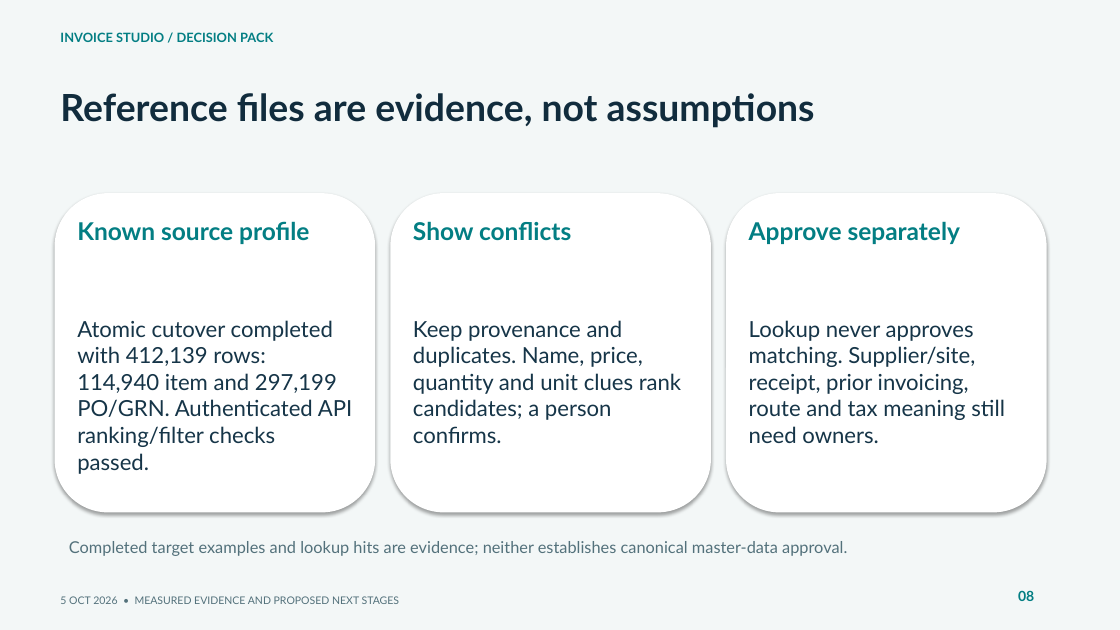
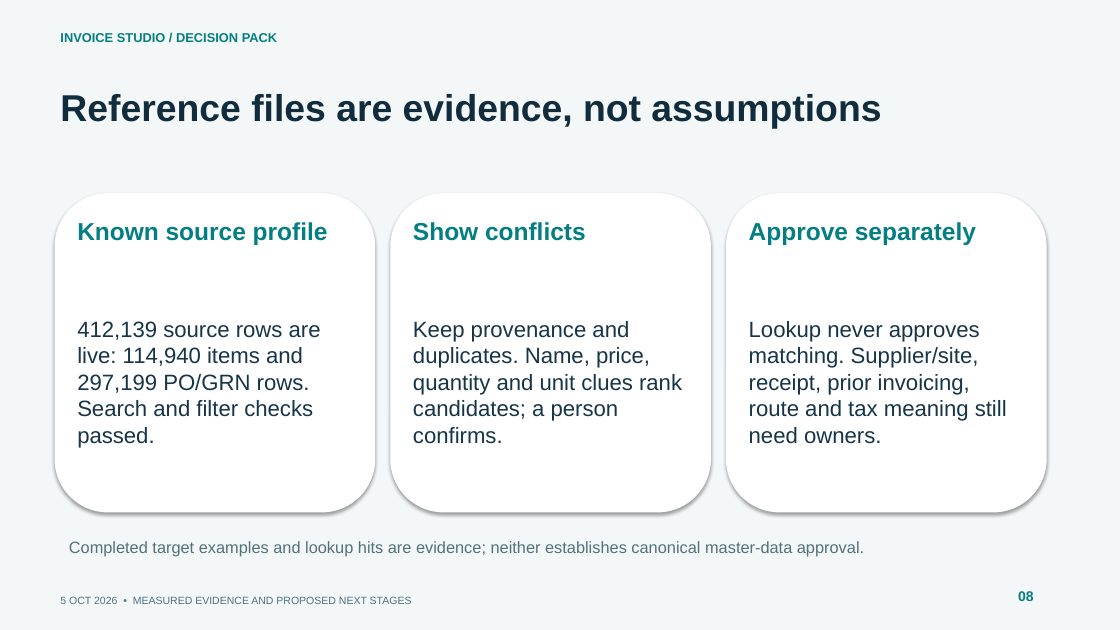
Before and after one commit to muttonkodibiriyani/Inv_studio, a slide deck: slide 8 of docs/delivery/Invoice_Studio_SLT.pptx. Drawn at 1120x630 pixels with LibreOffice and Linux fonts; fonts in the diff are those of the drawing. Boxes give left, top, right and bottom in pixels: in the first picture for what was removed or moved away, otherwise in the second. Text is boxed around its words. In the diff, an @@ line names an element or a change of style, - is before the commit and + after.

Commit message:
Make the delivery pack render clearly and align capability status

```diff
--- a/docs/delivery/Invoice_Studio_SLT.pptx
+++ b/docs/delivery/Invoice_Studio_SLT.pptx
@@ text at <box>77,321,321,448</box>: text changed; font Lato to Arial @@
-Atomic cutover completed with 412,139 rows: 114,940 item and 297,199 PO/GRN. Authenticated API ranking/filter checks passed.
+412,139 source rows are live: 114,940 items and 297,199 PO/GRN rows. Search and filter checks passed.
@@ font Lato to Arial in 9 elements at <box>60,33,277,42</box>, <box>60,94,881,128</box>, <box>60,596,412,604</box>, <box>77,222,328,245</box>, <box>413,222,586,241</box>, <box>413,321,682,444</box>, <box>749,222,976,245</box>, <box>749,321,1007,444</box>, <box>69,541,864,557</box> @@
```
Also in this commit, not shown: 17 other slides changed, 5 other files.
